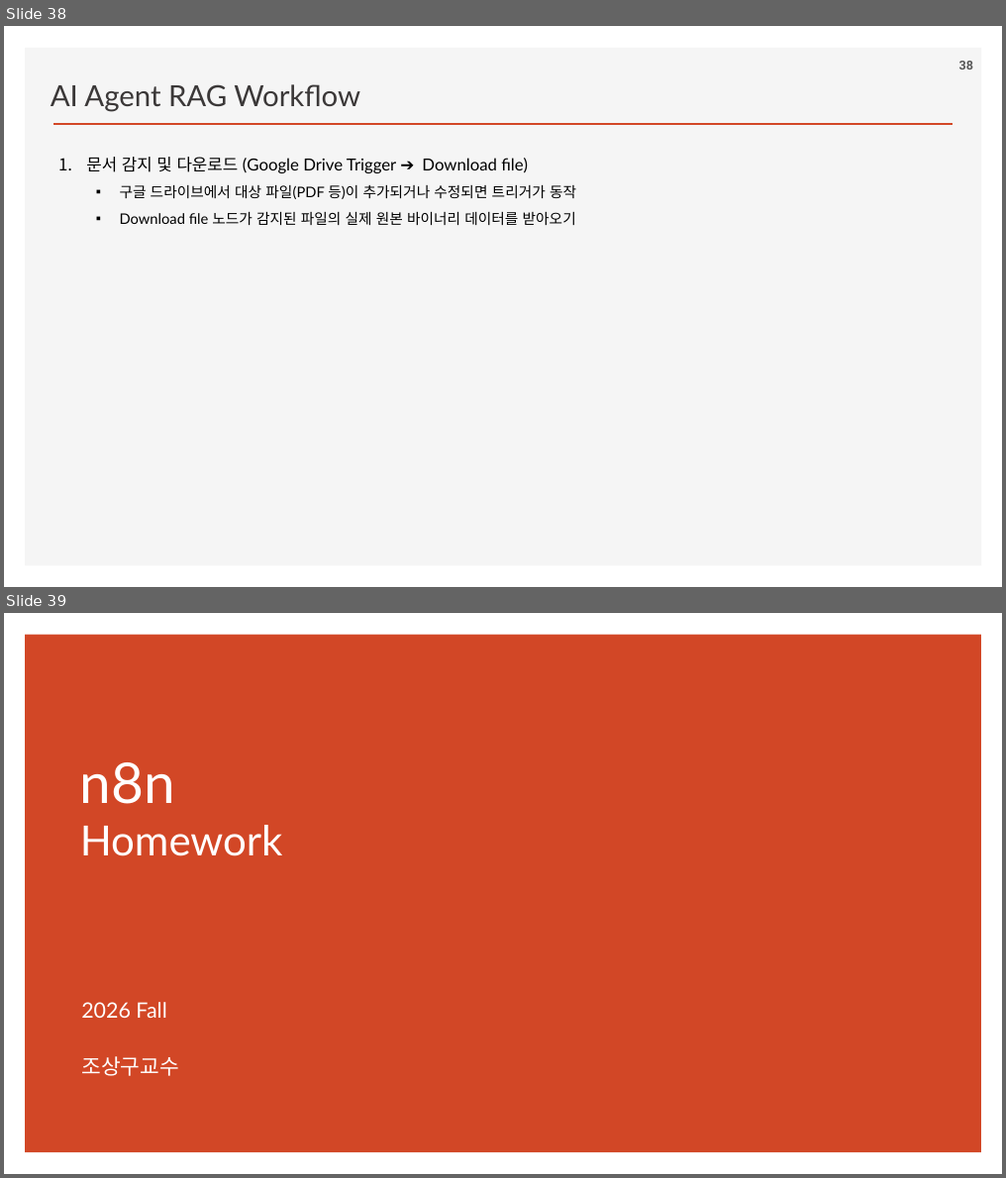
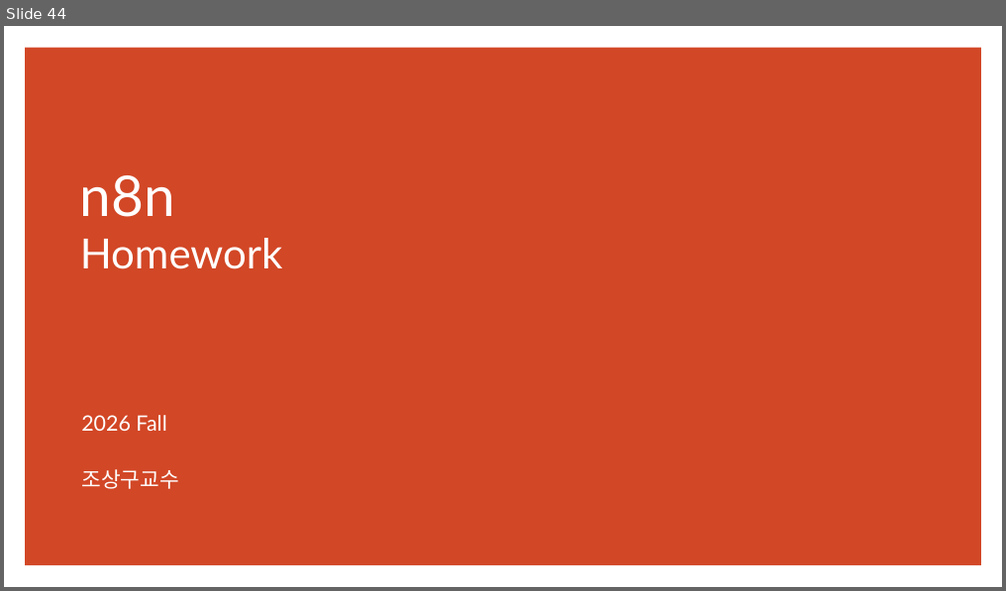
Before and after one commit to ancestor9/2026_Fall_Learning-Langchain-AI-Agent, a slide deck: PPTs/04_AI Workflow_n8n.pptx. Shown one above the other, each under a label of ours: slides 38 and 39 before the commit, slide 44 after it. The pictures are 1006x1178 and 1006x591 pixels, drawn with LibreOffice and Linux fonts; fonts in the diff are those of the drawing; background and template pictures are left out. Boxes give left, top, right and bottom in pixels: in the first picture for what was removed or moved away, otherwise in the second. Text is boxed around its words. In the diff, an @@ line names an element or a change of style, - is before the commit and + after.

```diff
--- a/PPTs/04_AI Workflow_n8n.pptx
+++ b/PPTs/04_AI Workflow_n8n.pptx
@@ slide 38 removed at (4,26,1002,587), background #FFFFFF @@
@@ rectangle removed at (25,48,982,567) @@
@@ text removed at (51,84,360,111) @@
-AI Agent RAG Workflow
@@ page number removed at (959,61,973,70) @@
-38
@@ line removed from (54, 124) to (952, 124) @@
@@ text removed at (86,157,576,225) @@
-1. 문서 감지 및 다운로드 (Google Drive Trigger ➔ Download file)
-  ▪ 구글 드라이브에서 대상 파일(PDF 등)이 추가되거나 수정되면 트리거가 동작
-  ▪ Download file 노드가 감지된 파일의 실제 원본 바이너리 데이터를 받아오기
@@ what was slide 39 is now slide 44 @@
```
Also in this commit, not shown: 1 slide changed, 6 slides added.
